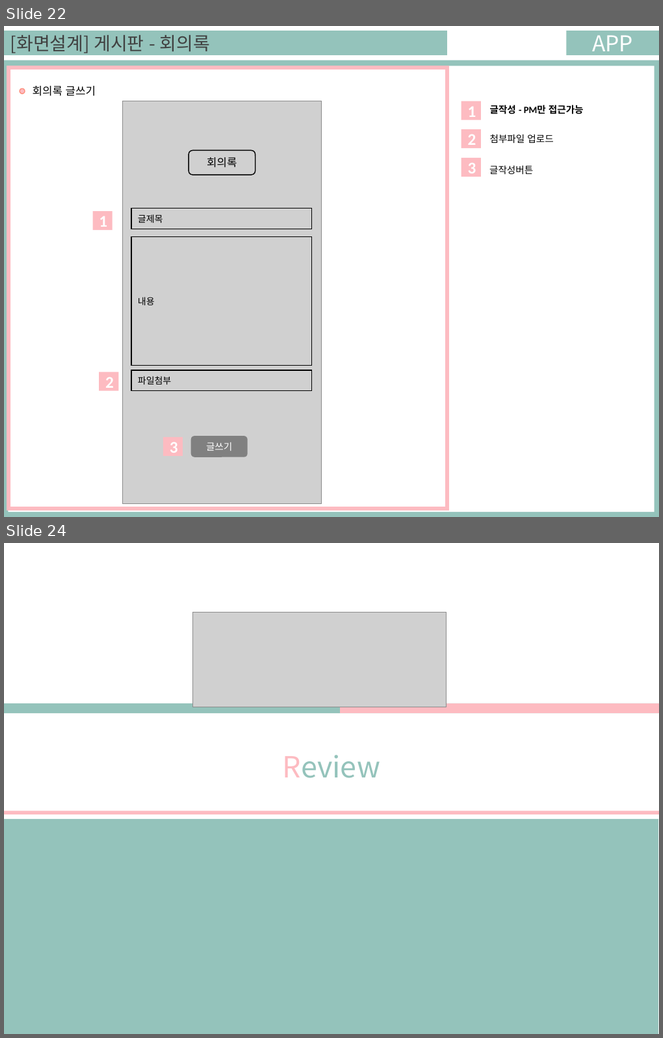
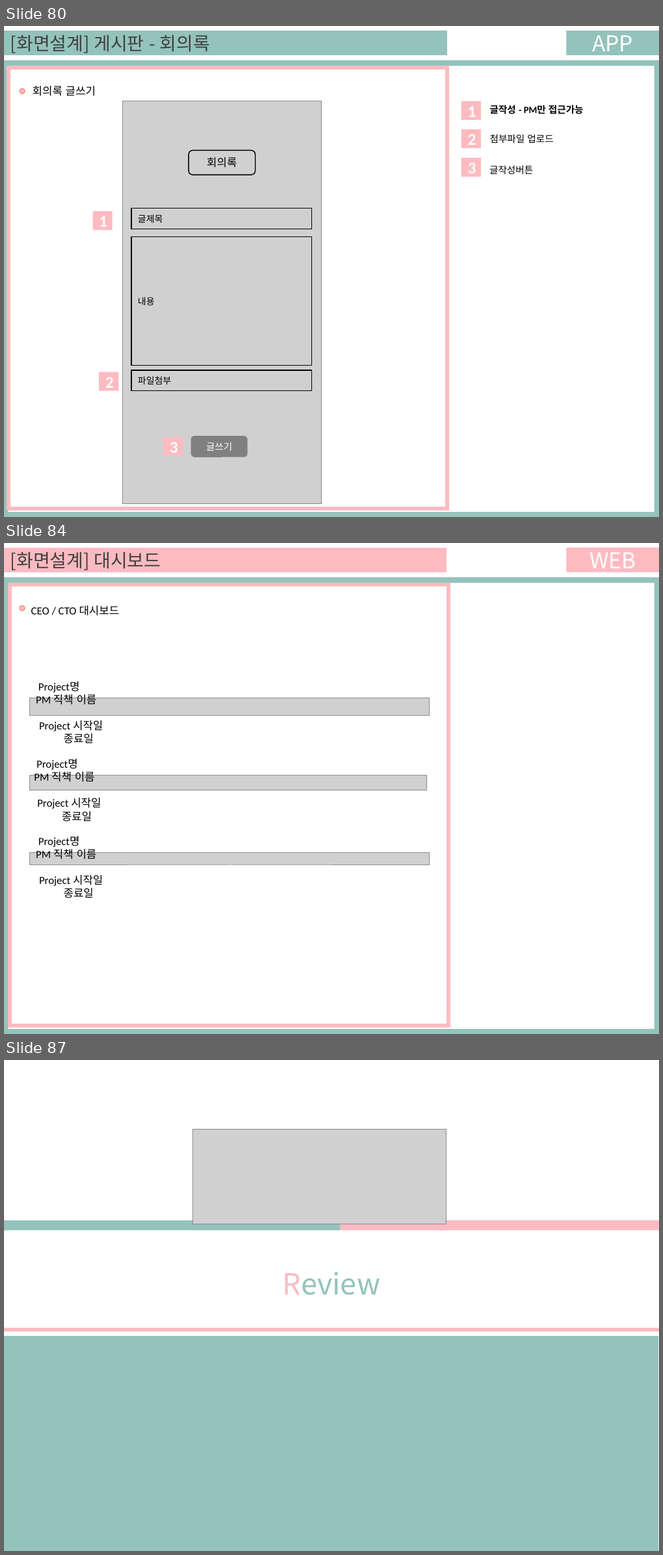
Before and after one commit to ezenteam03/project06, a slide deck: WebContent/HANA/PPT/0508 합본.pptx. Shown one above the other, each under a label of ours: slides 22 and 24 before the commit, slides 80, 84 and 87 after it; the slides between them are not shown. The pictures are 663x1038 and 663x1555 pixels, drawn with LibreOffice and Linux fonts; fonts in the diff are those of the drawing; grey boxes stand for pictures. Boxes give left, top, right and bottom in pixels: in the first picture for what was removed or moved away, otherwise in the second. Text is boxed around its words. In the diff, an @@ line names an element or a change of style, - is before the commit and + after.

```diff
--- a/WebContent/HANA/PPT/0508 합본.pptx
+++ b/WebContent/HANA/PPT/0508 합본.pptx
@@ slide 84 added at [4, 543, 659, 1034], background #FFFFFF @@
@@ rectangle added at [4, 548, 447, 572], fill #FDBBC1, 20 pt, text #404040 @@
+[화면설계] 대시보드
@@ rectangle added at [567, 548, 659, 572], fill #FDBBC1, 24 pt, text #FFFFFF @@
+WEB
@@ rectangle added at [4, 577, 659, 1034], fill #94C3BB @@
@@ rectangle added at [8, 583, 654, 1029], fill #FFFFFF @@
@@ rectangle added at [10, 585, 448, 1026], outline #FDBBC1 4.5 pt @@
@@ ellipse added at [20, 606, 25, 611], fill #FDBBC1, outline #FE907E 1 pt @@
@@ text added at [31, 605, 120, 616], 12 pt, text #000000 @@
+CEO / CTO 대시보드
@@ picture added at [29, 698, 429, 715] @@
@@ text added at [36, 681, 97, 705], 12 pt, text #000000 @@
+Project명 PM 직책 이름
@@ text added at [39, 720, 103, 744], 12 pt, text #000000 @@
+Project 시작일 종료일
@@ picture added at [29, 775, 426, 791] @@
@@ text added at [34, 759, 95, 782], 12 pt, text #000000 @@
+Project명 PM 직책 이름
@@ text added at [37, 798, 101, 822], 12 pt, text #000000 @@
+Project 시작일 종료일
@@ picture added at [29, 852, 429, 865] @@
@@ text added at [36, 836, 97, 860], 12 pt, text #000000 @@
+Project명 PM 직책 이름
@@ text added at [39, 875, 103, 899], 12 pt, text #000000 @@
+Project 시작일 종료일
@@ what was slide 22 is now slide 80 @@
@@ what was slide 24 is now slide 87 @@
```
Also in this commit, not shown: 19 slides changed, 63 other slides added.
